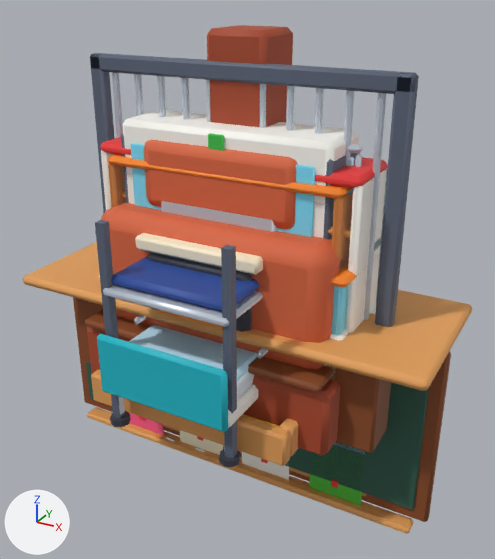
The glTF model public/assets/models/facility-props.glb, before and after one commit.
Rendered twice from a 50 mm camera at (2.31, -4.05, 2.9) aimed at (0.07, 0.04, 0.86). The axes (+X, +Y, +Z) are drawn at lower left. The lights are the same throughout. The older version comes first.

The older version as bpy lines, for what is in view:
```python
ob_fp_breadshelf = bpy.data.objects.new('fp_breadshelf', me_fp_breadshelf)
ob_fp_breadshelf.location = (0.0, 0.0, 0.0)
ob_fp_cakecase = bpy.data.objects.new('fp_cakecase', me_fp_cakecase)
ob_fp_cakecase.location = (0.0, 0.0, 0.0)
ob_fp_cellbars = bpy.data.objects.new('fp_cellbars', me_fp_cellbars)
ob_fp_cellbars.location = (0.0, 0.0, 0.0)
# also in view: 'fp_oven' at (0.0, -0.02, 1.3); 'fp_evidenceshelf' at (0.0, 0.0, 0.95); 'fp_cellbed' at (0.0, 0.0, 0.75); 'fp_sandbox' at (0.0, 0.0, 0.18); 'fp_medcabinet' at (0.0, -0.01, 1.0)
```
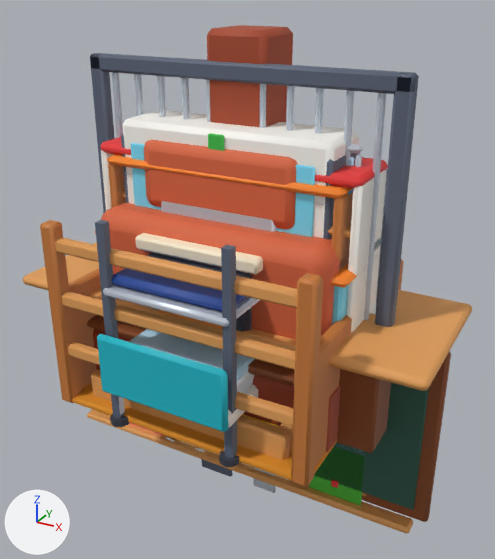
Changed parts and their boxes [x1, y1, x2, y2] in the pictures (495 x 559 px):
'fp_stall', added
    after: [40, 220, 404, 487]
    faces in mat_fp_wood (orange #c77a3a): [40, 220, 404, 487]
    faces in mat_fp_woodl (orange #e3a05a): [55, 237, 297, 426]
    faces in mat_fp_hayd (orange #d98b1f): [72, 382, 337, 480]
'fp_toolrack', added
    after: [201, 459, 276, 493]
    faces in mat_fp_iron (greyish blue #5b6477): [201, 459, 233, 477]
    faces in mat_fp_steel (pale blue #c9d2de): [254, 467, 276, 493]

Edits to the bpy script that builds the scene:
```text
Add mat_fp_hayd:
    mat_fp_hayd = principled_material('FP hayd')
    mat_fp_hayd.base_color = (0.694, 0.258, 0.0137)  # orange #d98b1f
    mat_fp_hayd.roughness = 0.85
Add mat_fp_hay:
    mat_fp_hay = principled_material('FP hay')
    mat_fp_hay.base_color = (0.888, 0.451, 0.0467)  # orange #f2b33d
    mat_fp_hay.roughness = 0.85
Add me_fp_toolrack:
    me_fp_toolrack.from_pydata(...)  # 240 vertices, 440 faces; spans x -0.9..0.9, y -0.13..0.0, z -0.9..0.55
    # faces by material slot: [44, 176, 176, 44]
    me_fp_toolrack.materials.append(mat_fp_woodd)  # brown #8a4b25
    me_fp_toolrack.materials.append(mat_fp_iron)  # greyish blue #5b6477
    me_fp_toolrack.materials.append(mat_fp_woodl)  # orange #e3a05a
    me_fp_toolrack.materials.append(mat_fp_steel)  # pale blue #c9d2de
Add me_fp_stall:
    me_fp_stall.from_pydata(...)  # 240 vertices, 440 faces; spans x -1.01..1.01, y -0.91..0.9, z 0.0..1.4
    # faces by material slot: [44, 176, 132, 44, 44]
    me_fp_stall.materials.append(mat_fp_hayd)  # orange #d98b1f
    me_fp_stall.materials.append(mat_fp_wood)  # orange #c77a3a
    me_fp_stall.materials.append(mat_fp_woodl)  # orange #e3a05a
    me_fp_stall.materials.append(mat_fp_woodd)  # brown #8a4b25
    me_fp_stall.materials.append(mat_fp_hay)  # orange #f2b33d
Add ob_fp_toolrack:
    ob_fp_toolrack = bpy.data.objects.new('fp_toolrack', me_fp_toolrack)
    ob_fp_toolrack.location = (0.0, 0.0, 0.0)
Add ob_fp_stall:
    ob_fp_stall = bpy.data.objects.new('fp_stall', me_fp_stall)
    ob_fp_stall.location = (0.0, 0.0, 0.0)
```
